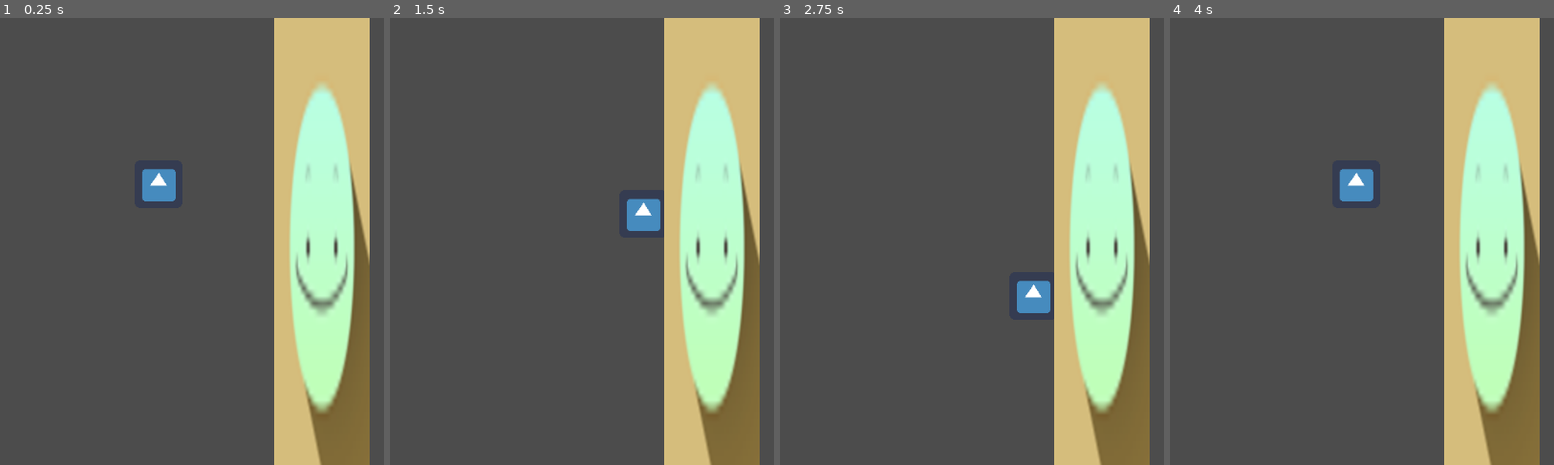
Above: before the commit, frames 1-4 (left to right).
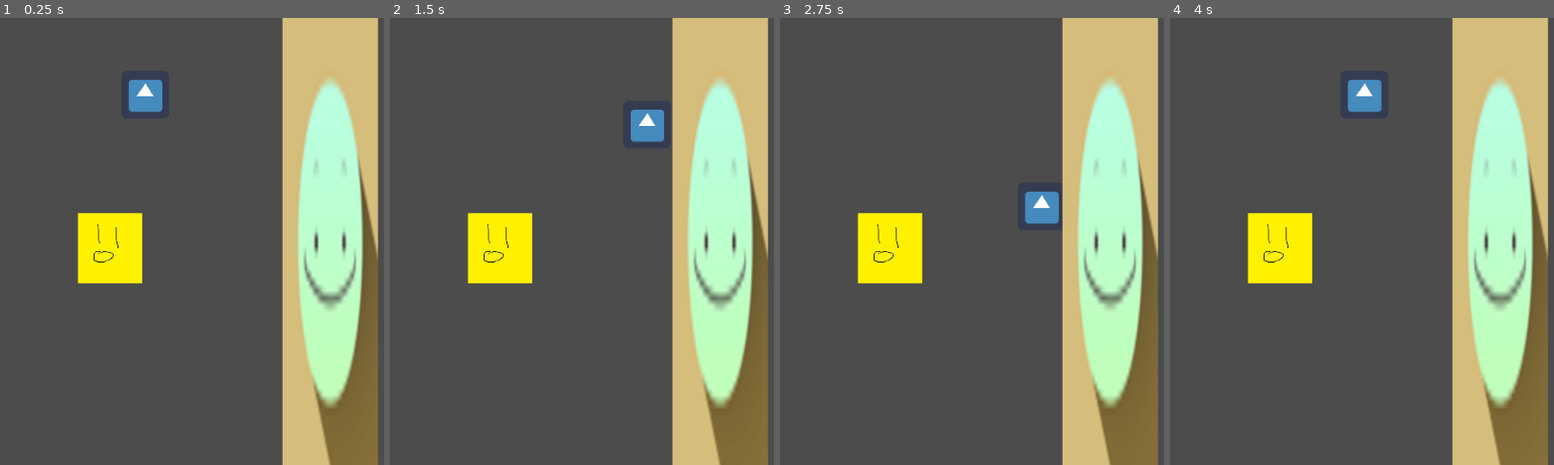
Above: after the commit, the same moments.

Repository: Lucianono/DinerWithMonster
Game: Godot game, scene res://on-site.tscn
The game is run twice, just before and just after one commit, with the same random seed, the same clock (stepped at 60 frames per second) and the same inputs. The engine's default icon, where the game draws it, is replaced by a stand-in: a white triangle on a blue panel in a dark square.
Inputs:
- Up to frame 1 (0.25 s): no input
- Up to frame 2 (1.5 s): tap Enter at 0.5 s; hold Right (ui_right) 0.53-1.28 s; hold Down (ui_down) from 1.28 s (still down)
- Up to frame 3 (2.75 s): release Down (ui_down) at 2.03 s; hold Right (ui_right) from 2.03 s (still down)
- Up to frame 4 (4 s): tap Space at 2.75 s; release Right (ui_right) at 2.78 s; hold Up (ui_up) 2.78-3.53 s; hold Left (ui_left) from 3.53 s (still down)

The runs differ from the first frame. In frame 1, 14% of the frame differs, in the area x 20-99%, y 0-100%; in frame 2, 14%; in frame 3, 14%; in frame 4, 14%.

Commit message:
added coop scene (wip)

Diff:
--- /dev/null
+++ b/egg-coop.tscn
@@ -0,0 +1,15 @@
+[gd_scene load_steps=3 format=2]
+
+[ext_resource path="res://a1.png" type="Texture" id=1]
+
+[sub_resource type="RectangleShape2D" id=1]
+extents = Vector2( 42, 47 )
+
+[node name="Coop" type="StaticBody2D"]
+
+[node name="Sprite" type="Sprite" parent="."]
+scale = Vector2( 0.284768, 0.284768 )
+texture = ExtResource( 1 )
+
+[node name="CollisionShape2D" type="CollisionShape2D" parent="."]
+shape = SubResource( 1 )
--- a/on-site.tscn
+++ b/on-site.tscn
@@ -1,14 +1,18 @@
-[gd_scene load_steps=4 format=2]
+[gd_scene load_steps=5 format=2]
 
 [ext_resource path="res://on-site.gd" type="Script" id=1]
 [ext_resource path="res://main-sprite.tscn" type="PackedScene" id=2]
 [ext_resource path="res://stall.tscn" type="PackedScene" id=3]
+[ext_resource path="res://egg-coop.tscn" type="PackedScene" id=4]
 
 [node name="Node2D" type="Node"]
 script = ExtResource( 1 )
 
 [node name="Caldo-player" parent="." instance=ExtResource( 2 )]
-position = Vector2( 279, 223 )
+position = Vector2( 261, 103 )
+
+[node name="Coop" parent="." instance=ExtResource( 4 )]
+position = Vector2( 214, 309 )
 
 [node name="Stall-area" parent="." instance=ExtResource( 3 )]
-position = Vector2( 498, 308 )
+position = Vector2( 509, 301 )
